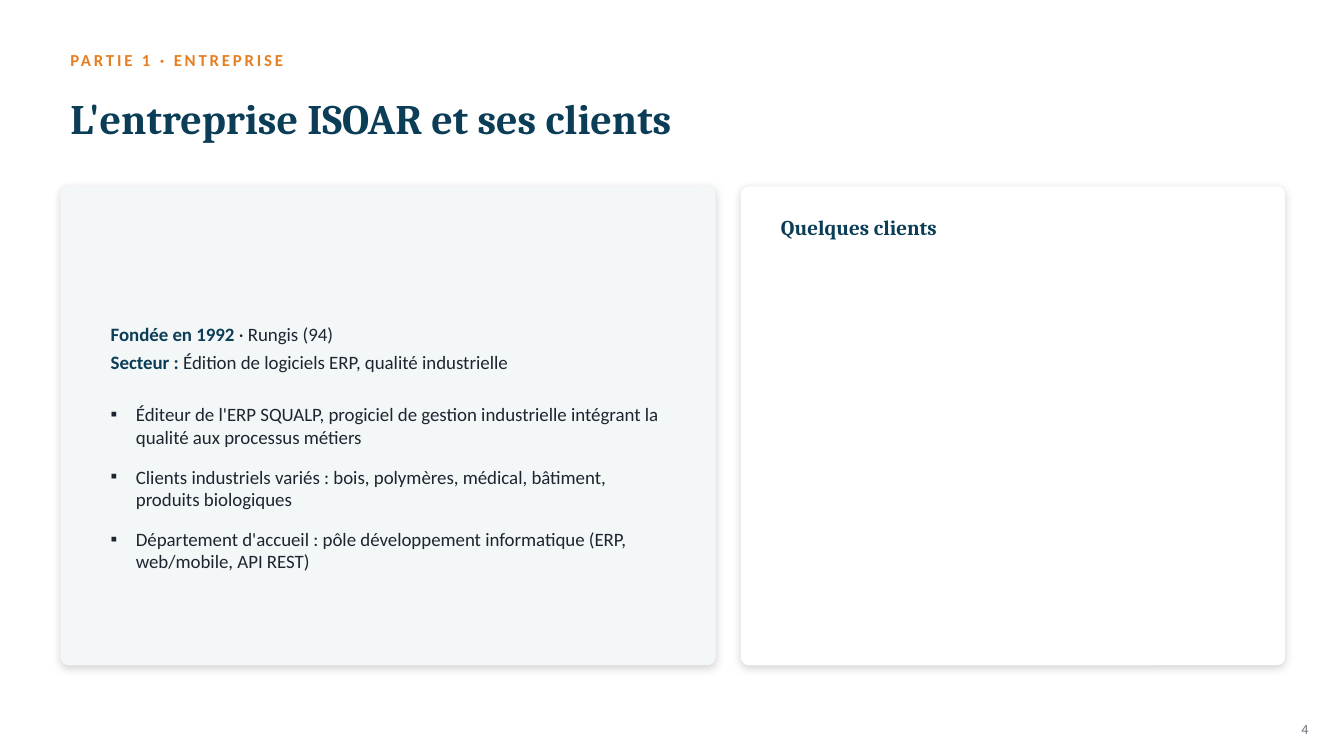
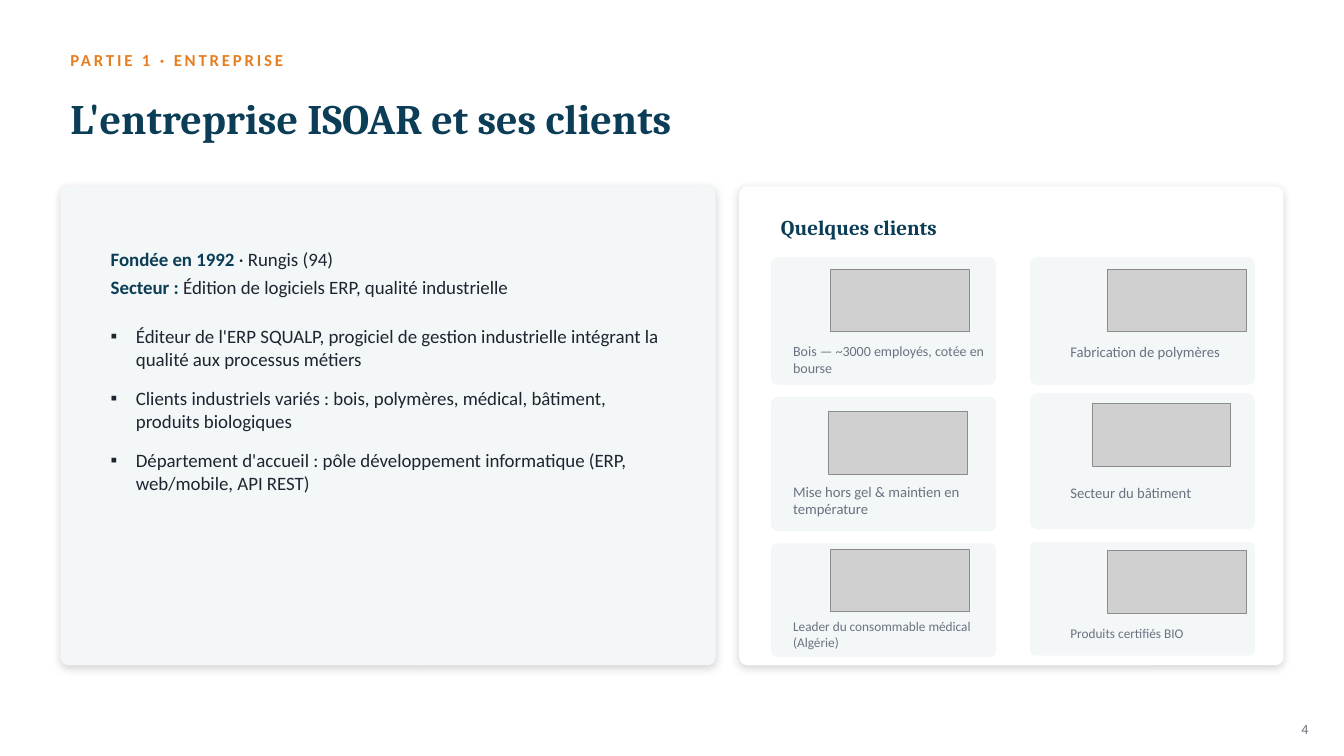
Before and after one commit to lamia-bel/HEAT2VALUE, a slide deck: slide 4 of soutenance/output.pptx. Drawn at 1344x756 pixels with LibreOffice and Linux fonts; fonts in the diff are those of the drawing; grey boxes stand for pictures. Boxes give left, top, right and bottom in pixels: in the first picture for what was removed or moved away, otherwise in the second. Text is boxed around its words. In the diff, an @@ line names an element or a change of style, - is before the commit and + after.

```diff
--- a/soutenance/output.pptx
+++ b/soutenance/output.pptx
@@ text "Fondée en 1992 · Rungis ...": place and size @@
-text "Fondée en 1992 · Rungis ..." at <box>111,327,508,373</box>
+text "Fondée en 1992 · Rungis ..." at <box>111,252,508,298</box>
@@ rounded rectangle added at <box>771,257,996,385</box>, fill #F4F7F8 @@
@@ picture added at <box>831,269,970,332</box> @@
@@ rounded rectangle added at <box>1030,257,1255,385</box>, fill #F4F7F8 @@
@@ picture added at <box>1108,269,1247,332</box> @@
@@ text "Éditeur de l'ERP SQUALP, progiciel ...": place and size @@
-text "Éditeur de l'ERP SQUALP, progiciel ..." at <box>136,406,658,571</box>
+text "Éditeur de l'ERP SQUALP, progiciel ..." at <box>136,327,658,493</box>
@@ text added at <box>793,346,984,373</box>, 10 pt, text #6B7280 @@
+Bois — ~3000 employés, cotée en bourse
@@ text added at <box>1070,347,1220,360</box>, 10.5 pt, text #6B7280 @@
+Fabrication de polymères
@@ rounded rectangle added at <box>771,397,996,531</box>, fill #F4F7F8 @@
@@ picture added at <box>829,411,968,474</box> @@
@@ rounded rectangle added at <box>1030,393,1255,529</box>, fill #F4F7F8 @@
@@ picture added at <box>1092,403,1231,466</box> @@
@@ text added at <box>793,487,959,517</box>, 10.5 pt, text #6B7280 @@
+Mise hors gel & maintien en température
@@ text added at <box>1070,488,1191,498</box>, 10.5 pt, text #6B7280 @@
+Secteur du bâtiment
@@ rounded rectangle added at <box>771,543,996,657</box>, fill #F4F7F8 @@
@@ picture added at <box>831,549,970,611</box> @@
@@ rounded rectangle added at <box>1030,542,1255,656</box>, fill #F4F7F8 @@
@@ picture added at <box>1108,551,1247,613</box> @@
@@ text added at <box>793,622,971,649</box>, 9.5 pt, text #6B7280 @@
+Leader du consommable médical (Algérie)
@@ text added at <box>1070,629,1183,638</box>, 9.5 pt, text #6B7280 @@
+Produits certifiés BIO
```
Also in this commit, not shown: 16 other slides changed, 21 other files.
